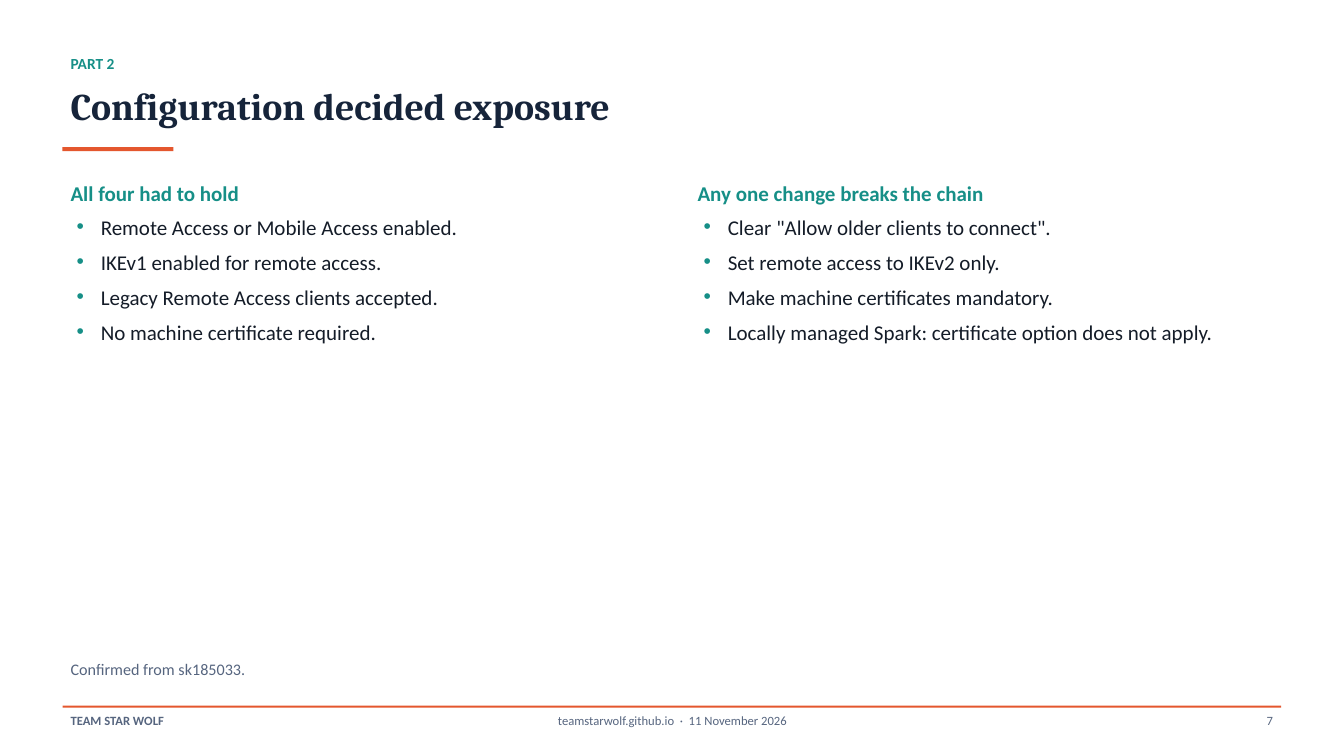
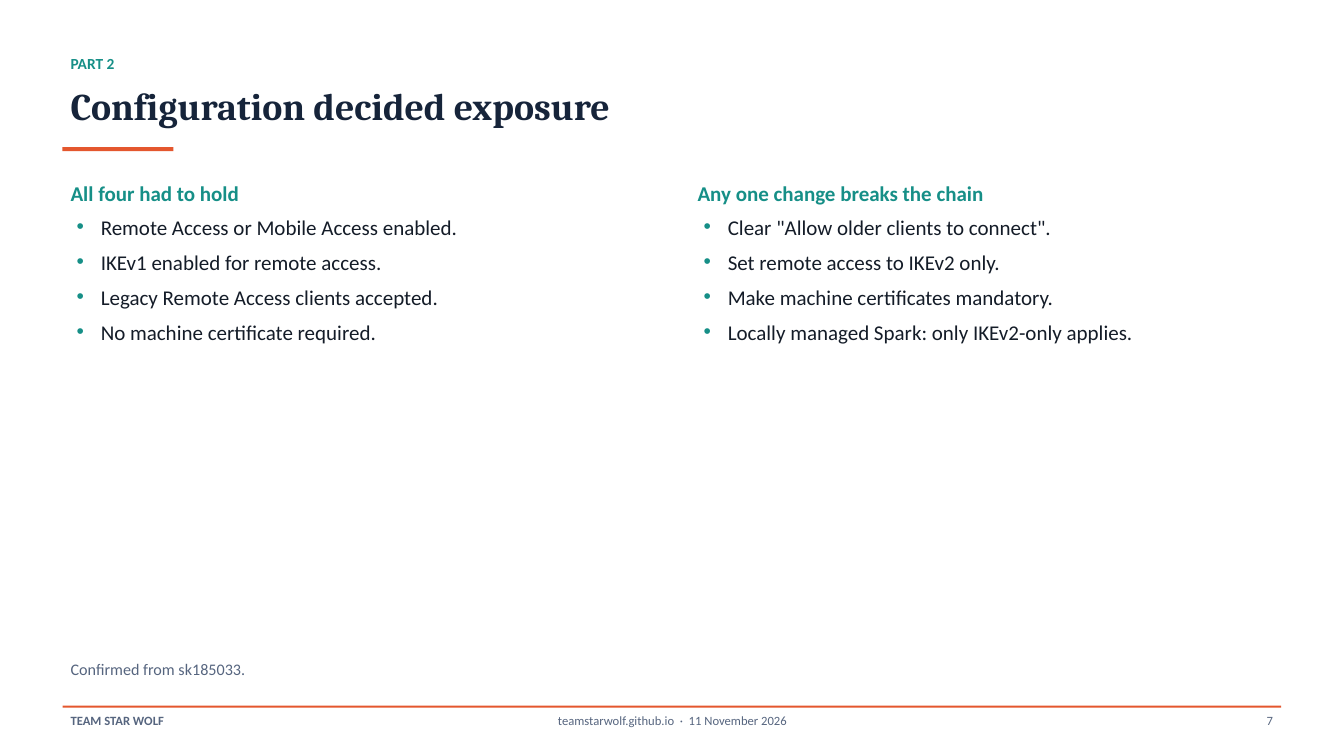
Before and after one commit to TeamStarWolf/TeamStarWolf, a slide deck: slide 7 of case-studies/slides/Check_Point_VPN_CVE_2026_50751_Case_Study.pptx. Drawn at 1344x756 pixels with LibreOffice and Linux fonts; fonts in the diff are those of the drawing. Boxes give left, top, right and bottom in pixels: in the first picture for what was removed or moved away, otherwise in the second. Text is boxed around its words. In the diff, an @@ line names an element or a change of style, - is before the commit and + after.

```diff
--- a/case-studies/slides/Check_Point_VPN_CVE_2026_50751_Case_Study.pptx
+++ b/case-studies/slides/Check_Point_VPN_CVE_2026_50751_Case_Study.pptx
@@ text at box(728, 325, 1133, 344): text changed @@
-• Locally managed Spark: certificate option does not apply.
+• Locally managed Spark: only IKEv2-only applies.
```
Also in this commit, not shown: 3 other files.
